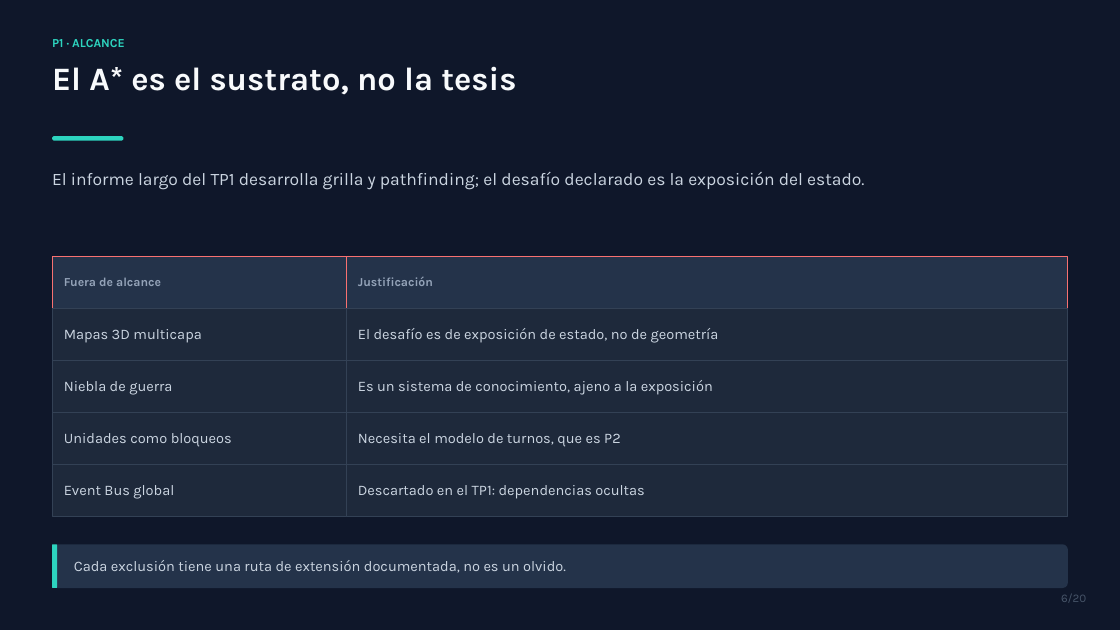
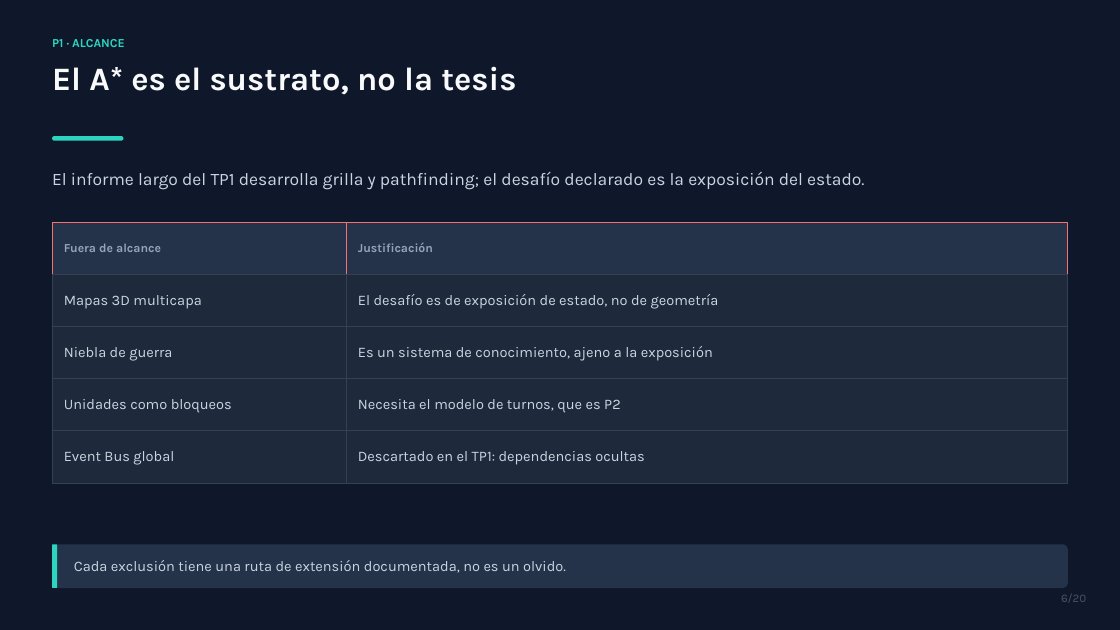
Before and after one commit to SenKetZu/HexPG, a slide deck: slide 6 of docs/presentacion/TP2-VoidHex-Tactics.pptx. Drawn at 1120x630 pixels with LibreOffice and Linux fonts; fonts in the diff are those of the drawing. Boxes give left, top, right and bottom in pixels: in the first picture for what was removed or moved away, otherwise in the second. Text is boxed around its words. In the diff, an @@ line names an element or a change of style, - is before the commit and + after.

Commit message:
Even out the vertical rhythm on the P1 scope slide

```diff
--- a/docs/presentacion/TP2-VoidHex-Tactics.pptx
+++ b/docs/presentacion/TP2-VoidHex-Tactics.pptx
@@ 10 texts, 10 rectangles: place and size @@
-10 texts, 10 rectangles at [52,256,1068,517]
+10 texts, 10 rectangles at [52,223,1068,483]
```
Also in this commit, not shown: 1 other file.
